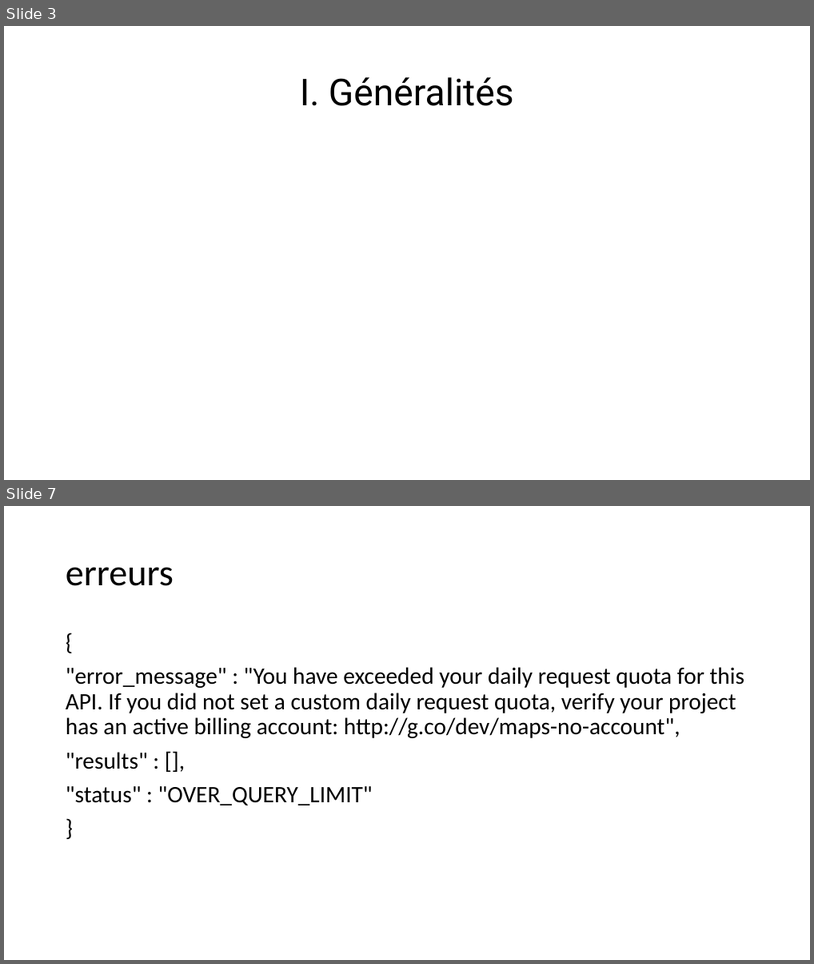
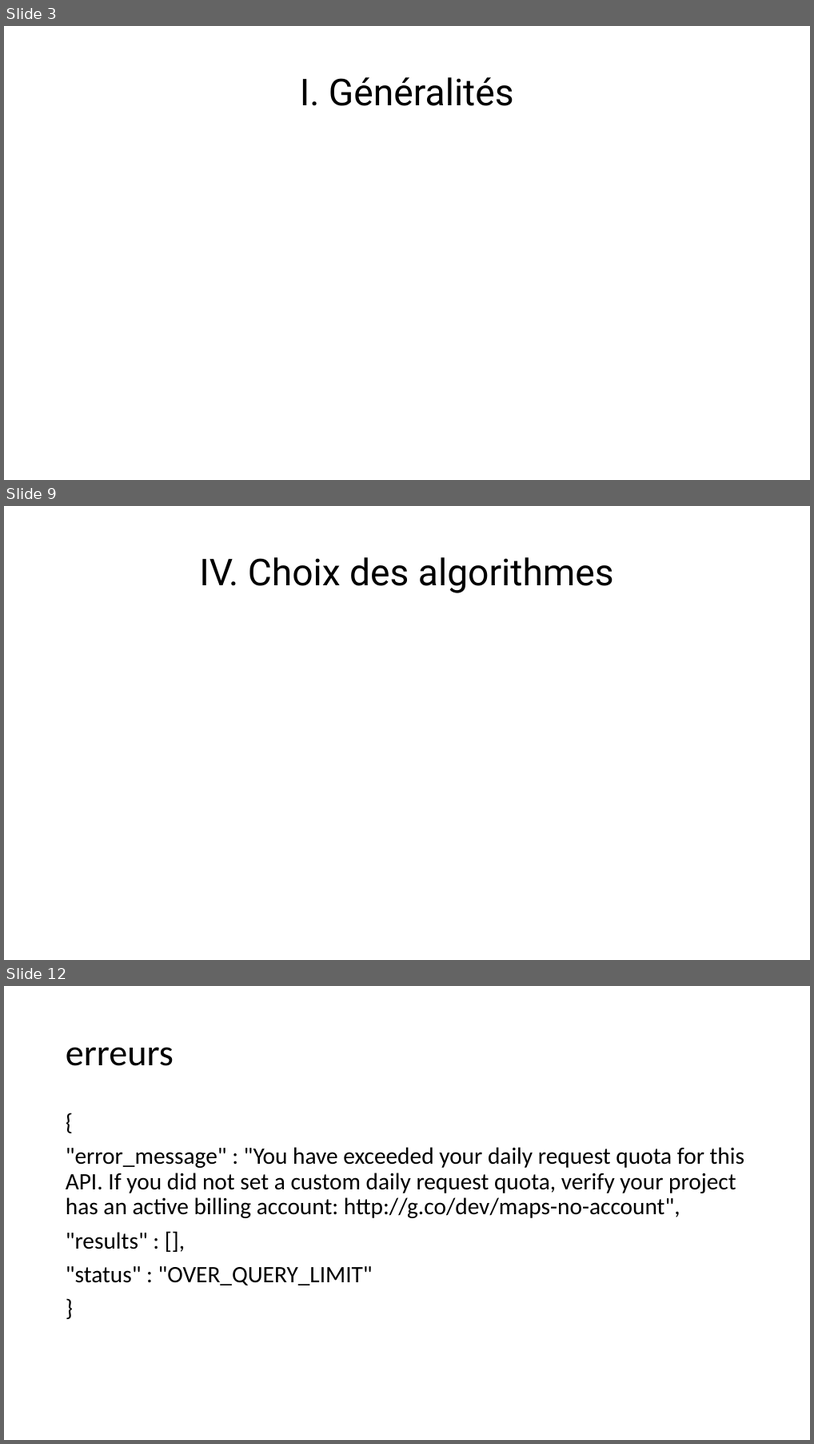
Before and after one commit to Maximedu13/Cr-ez-GrandPy-Bot-le-papy-robot, a slide deck: livrables/presentation_p7.pptx. Shown one above the other, each under a label of ours: slides 3 and 7 before the commit, slides 3, 9 and 12 after it; the slides between them are not shown. The pictures are 814x964 and 814x1444 pixels, drawn with LibreOffice and Linux fonts; fonts in the diff are those of the drawing. Boxes give left, top, right and bottom in pixels: in the first picture for what was removed or moved away, otherwise in the second. Text is boxed around its words. In the diff, an @@ line names an element or a change of style, - is before the commit and + after.

```diff
--- a/livrables/presentation_p7.pptx
+++ b/livrables/presentation_p7.pptx
@@ slide 9 added at (4, 506, 810, 960), background #FFFFFF @@
@@ title added at (199, 557, 614, 593), 44 pt, text #000000 @@
+IV. Choix des algorithmes
@@ what was slide 7 is now slide 12 @@
```
Also in this commit, not shown: 5 other slides added, 8 other files.
